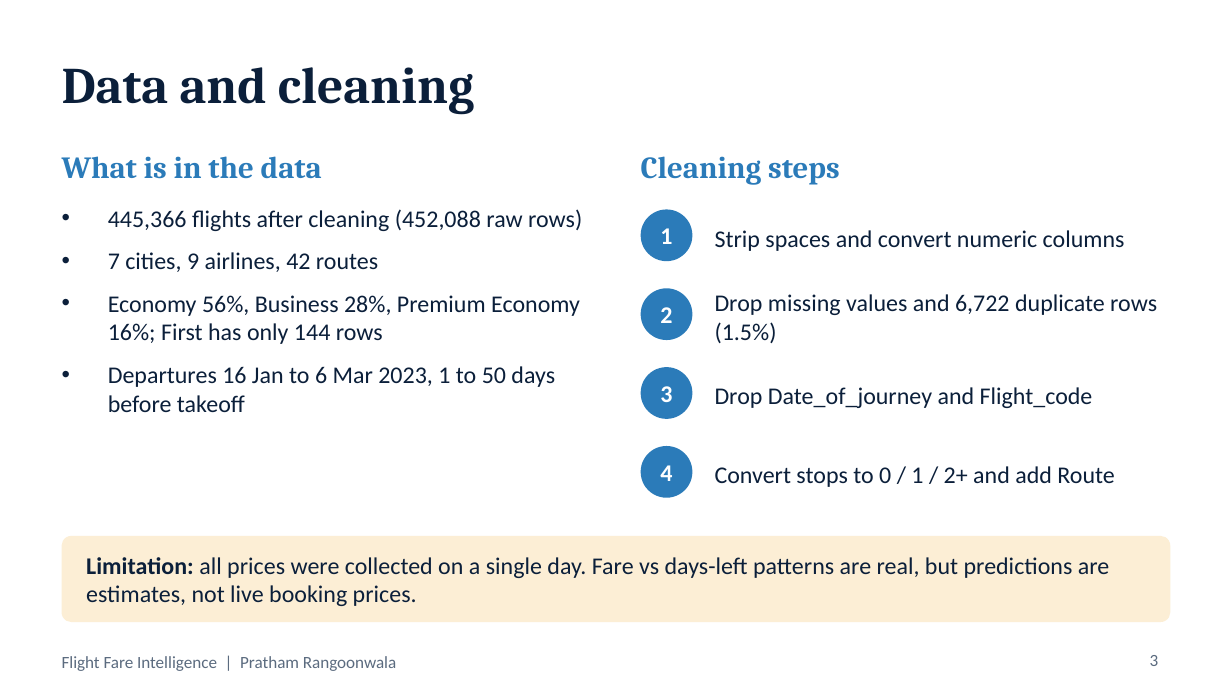
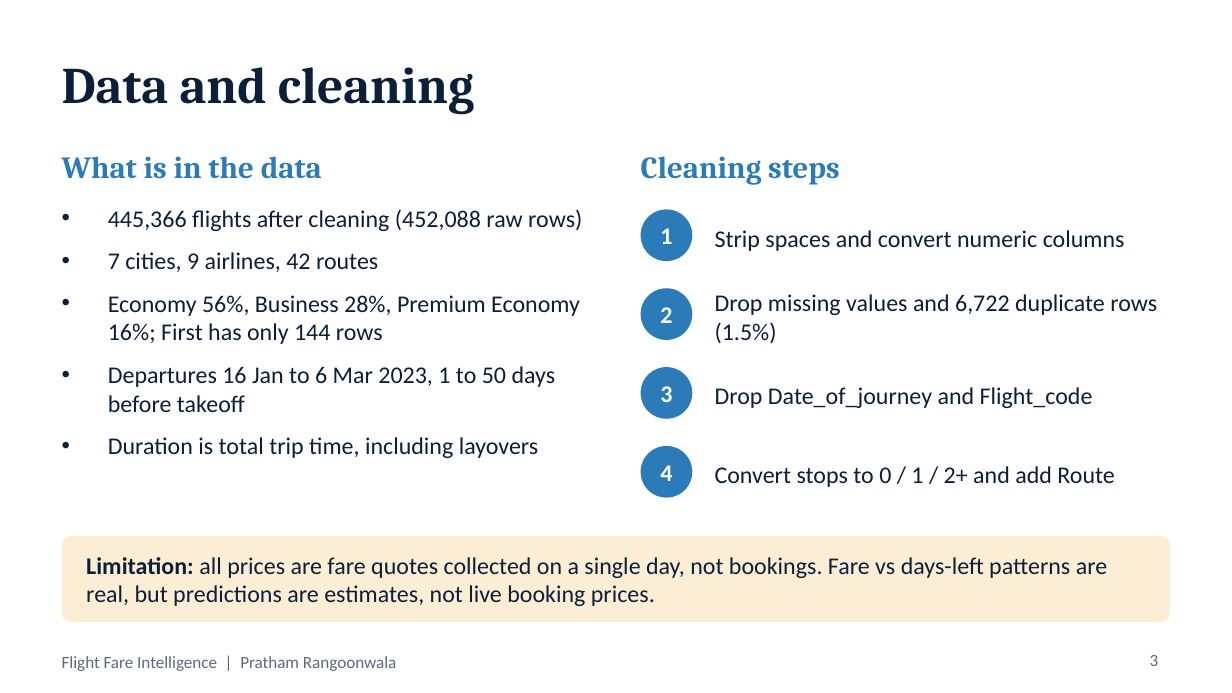
Before and after one commit to Pratham719/flight-fare-intelligence, a slide deck: slide 3 of Documentation/presentation.pptx. Drawn at 1232x693 pixels with LibreOffice and Linux fonts; fonts in the diff are those of the drawing. Boxes give left, top, right and bottom in pixels: in the first picture for what was removed or moved away, otherwise in the second. Text is boxed around its words. In the diff, an @@ line names an element or a change of style, - is before the commit and + after.

```diff
--- a/Documentation/presentation.pptx
+++ b/Documentation/presentation.pptx
@@ text at (108, 437, 539, 458): paragraph added @@
+• Duration is total trip time, including layovers
@@ text at (86, 557, 1107, 606): text changed @@
-Limitation: all prices were collected on a single day. Fare vs days-left patterns are real, but predictions are estimates, not live booking prices.
+Limitation: all prices are fare quotes collected on a single day, not bookings. Fare vs days-left patterns are real, but predictions are estimates, not live booking prices.
```
Also in this commit, not shown: 13 other slides changed, 2 slides added, 9 other files.
